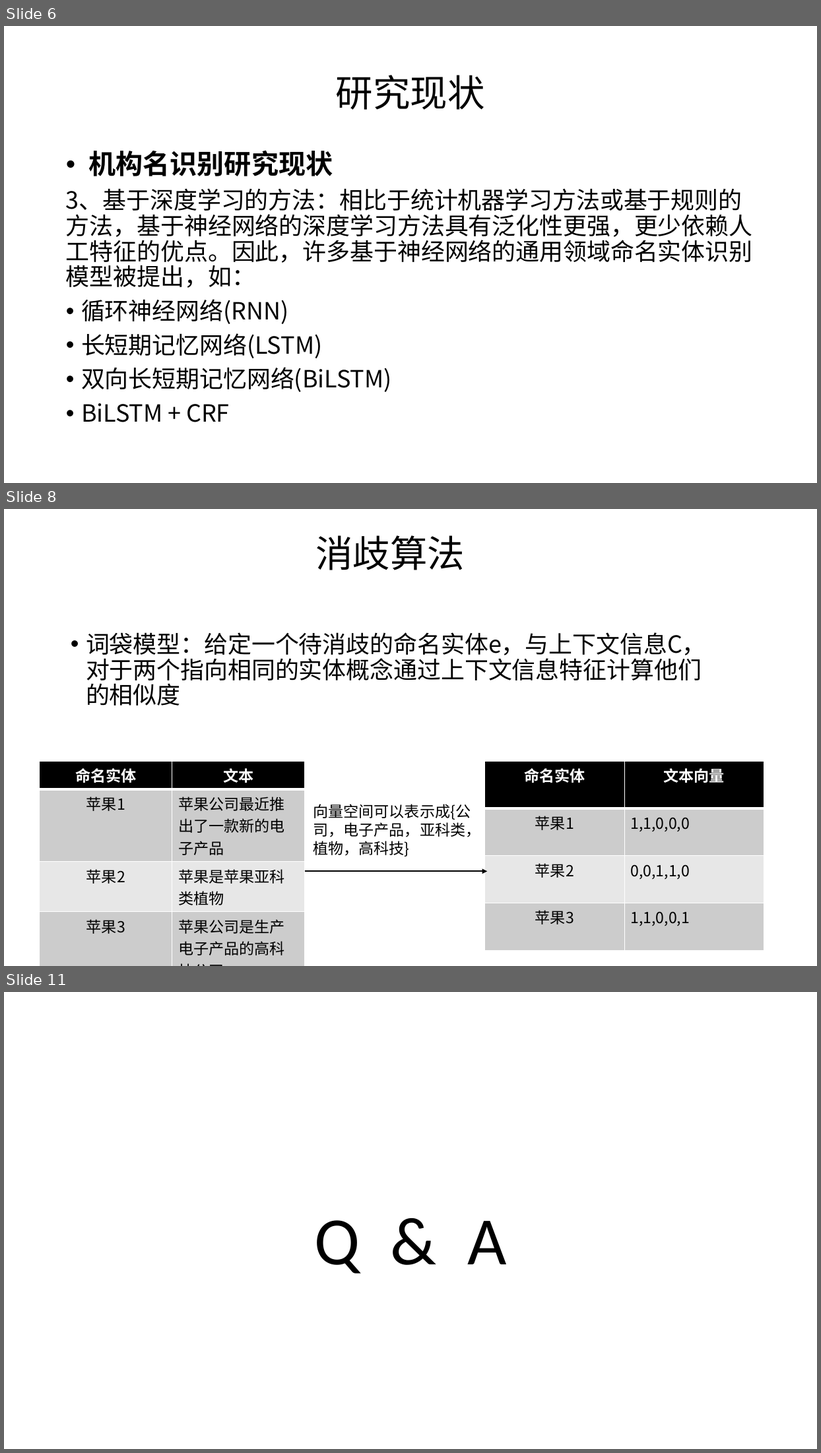
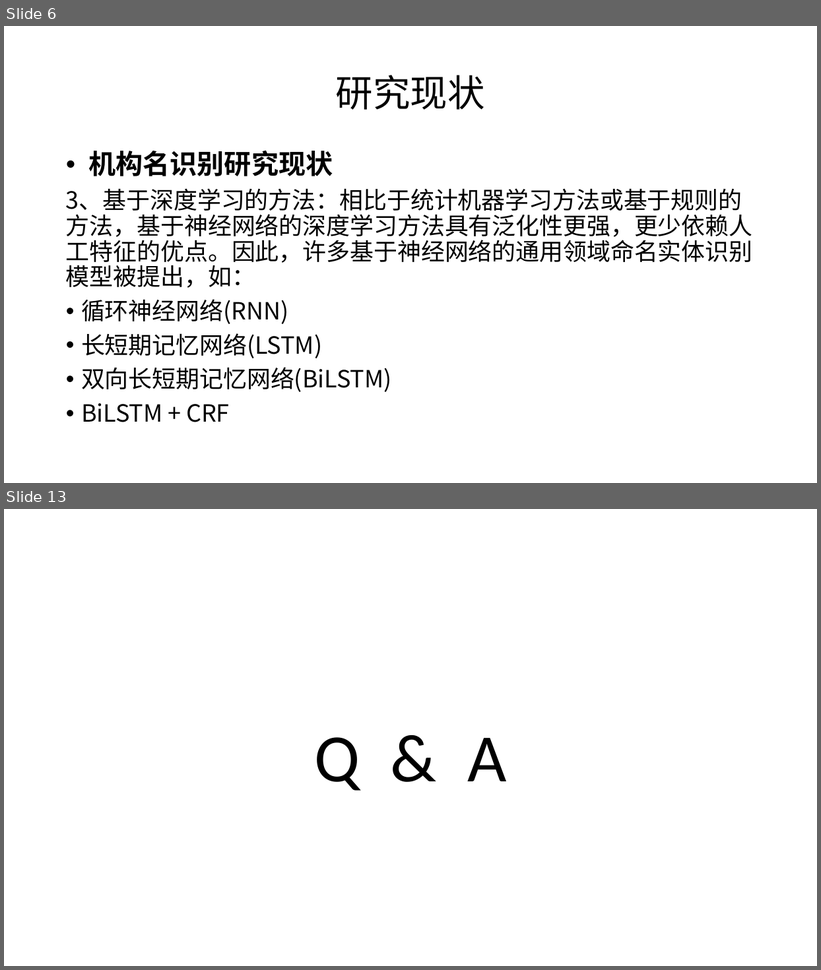
Before and after one commit to SupNewBeen/untitled, a slide deck: 基于语义的模糊同名判定方法.pptx. Shown one above the other, each under a label of ours: slides 6, 8 and 11 before the commit, slides 6 and 13 after it; the slides between them are not shown. The pictures are 821x1453 and 821x970 pixels, drawn with LibreOffice and Linux fonts; fonts in the diff are those of the drawing. Boxes give left, top, right and bottom in pixels: in the first picture for what was removed or moved away, otherwise in the second. Text is boxed around its words. In the diff, an @@ line names an element or a change of style, - is before the commit and + after.

```diff
--- a/基于语义的模糊同名判定方法.pptx
+++ b/基于语义的模糊同名判定方法.pptx
@@ slide 8 removed at (4,509,817,966), background #FFFFFF @@
@@ title removed at (316,535,465,570) @@
-消歧算法
@@ text removed at (86,632,706,706) @@
-• 词袋模型：给定一个待消歧的命名实体e，与上下文信息C，对于两个指向相同的实体概念通过上下文信息特征计算他们的相似度
@@ table removed at (40,762,304,958), 4 rows, 2 columns @@
-命名实体 | 文本
-苹果1 | 苹果公司最近推出了一款新的电子产品
-苹果2 | 苹果是苹果亚科类植物
-苹果3 | 苹果公司是生产电子产品的高科技公司
@@ table removed at (485,762,765,951), 4 rows, 2 columns @@
-命名实体 | 文本向量
-苹果1 | 1,1,0,0,0
-苹果2 | 0,0,1,1,0
-苹果3 | 1,1,0,0,1
@@ text removed at (313,804,481,857) @@
-向量空间可以表示成{公司，电子产品，亚科类，植物，高科技}
@@ arrow removed from (305, 872) to (487, 872) @@
@@ what was slide 11 is now slide 13 @@
```
Also in this commit, not shown: 3 slides changed, 4 slides added, 1 other slide removed.
